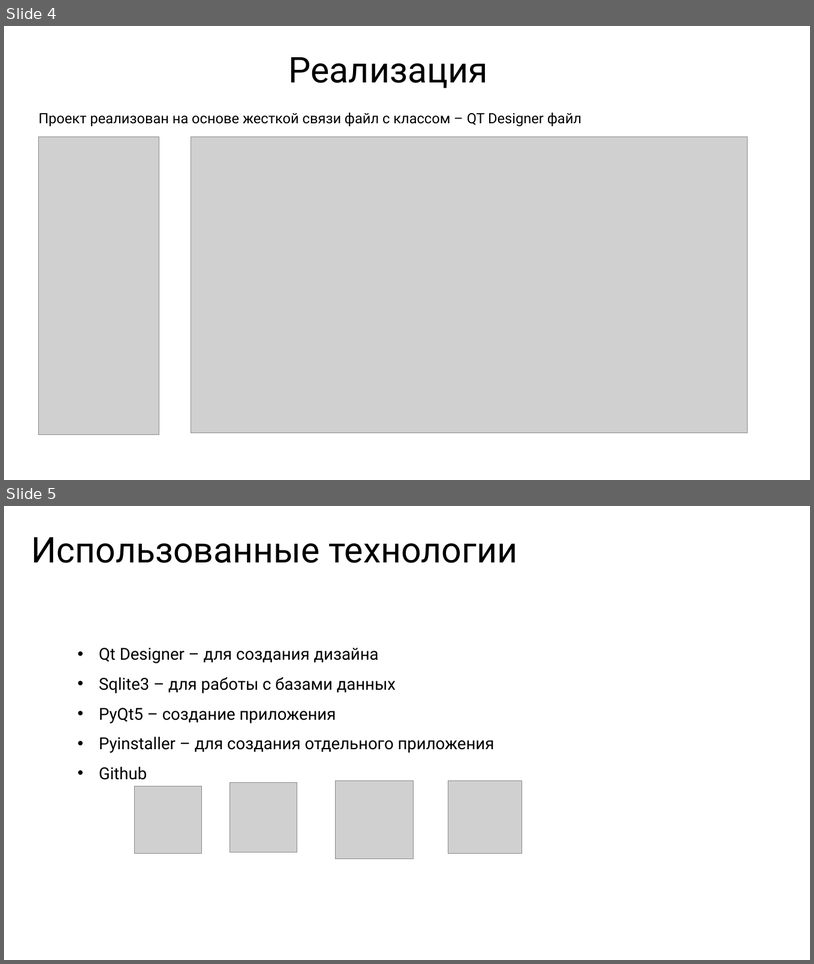
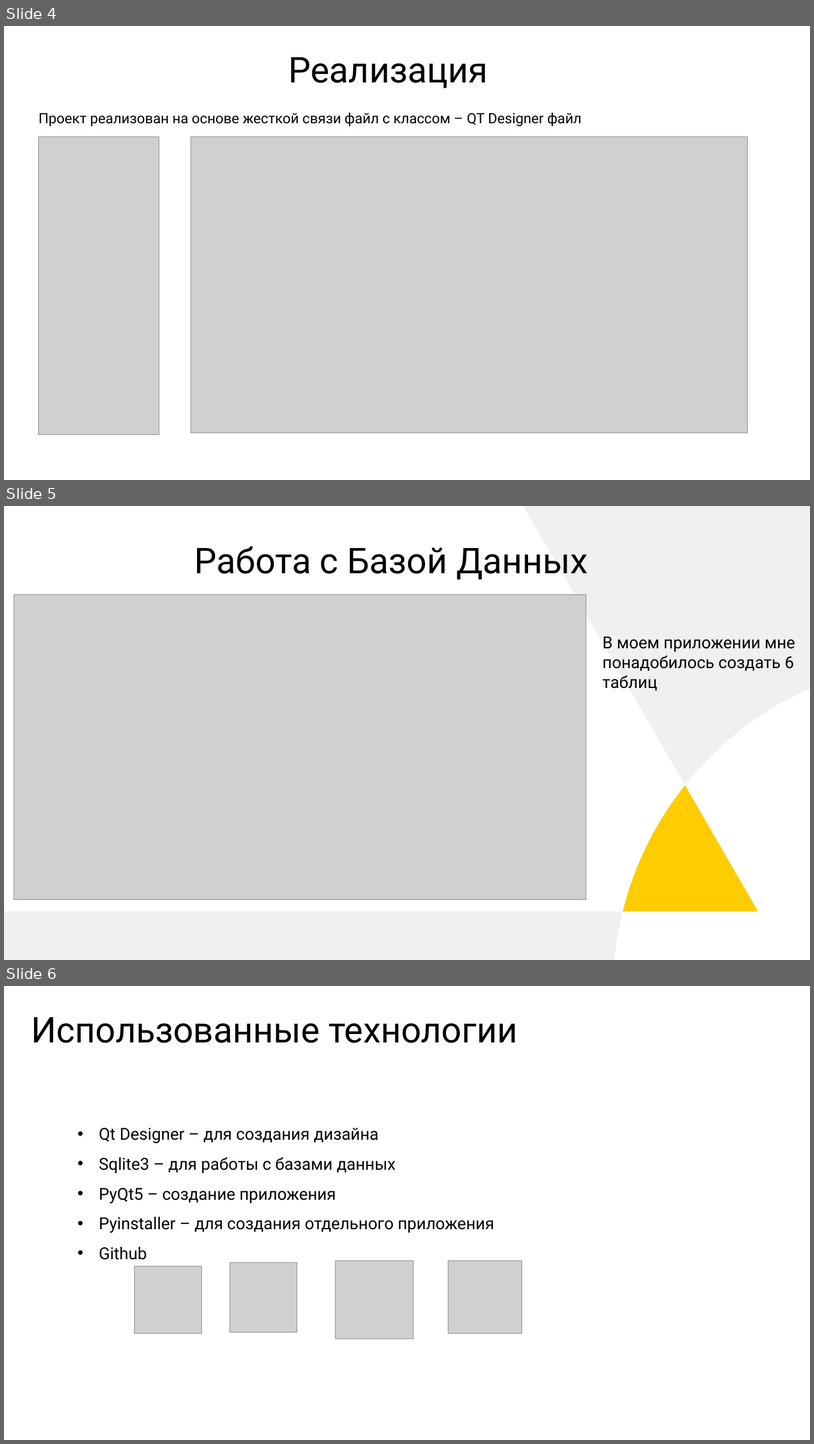
Before and after one commit to aikarimovvw/Library_System-QtProject, a slide deck: Documentation/Презентация SyrezLib.pptx. Shown one above the other, each under a label of ours: slides 4 and 5 before the commit, slides 4, 5 and 6 after it. The pictures are 814x964 and 814x1444 pixels, drawn with LibreOffice and Linux fonts; fonts in the diff are those of the drawing; grey boxes stand for pictures. Boxes give left, top, right and bottom in pixels: in the first picture for what was removed or moved away, otherwise in the second. Text is boxed around its words. In the diff, an @@ line names an element or a change of style, - is before the commit and + after.

Commit message:
presentation

```diff
--- a/Documentation/Презентация SyrezLib.pptx
+++ b/Documentation/Презентация SyrezLib.pptx
@@ slide 5 added at (4,506,810,960), background #FFFFFF @@
@@ freeform shape added at (4,506,810,960), fill #F0F0F0 @@
@@ freeform shape added at (4,506,810,960), fill #FFFFFF @@
@@ title added at (194,546,588,580), 60 pt, text #000000 @@
+Работа с Базой Данных
@@ picture added at (14,594,587,899) @@
@@ text added at (603,636,795,691), 28 pt, text #000000 @@
+В моем приложении мне понадобилось создать 6 таблиц
@@ freeform shape added at (623,785,759,912), fill #FFCC00 @@
@@ what was slide 5 is now slide 6 @@
```
